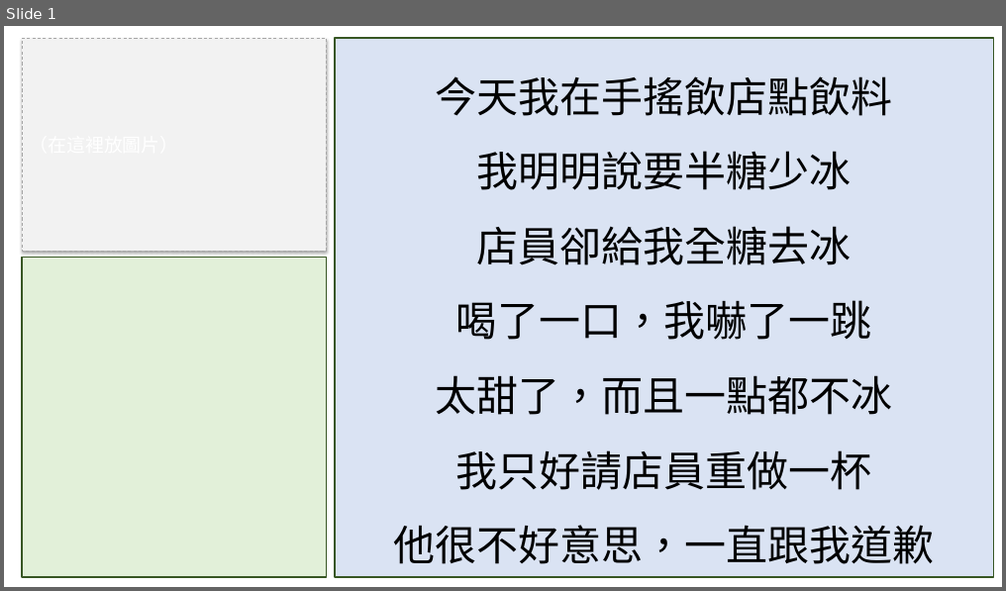
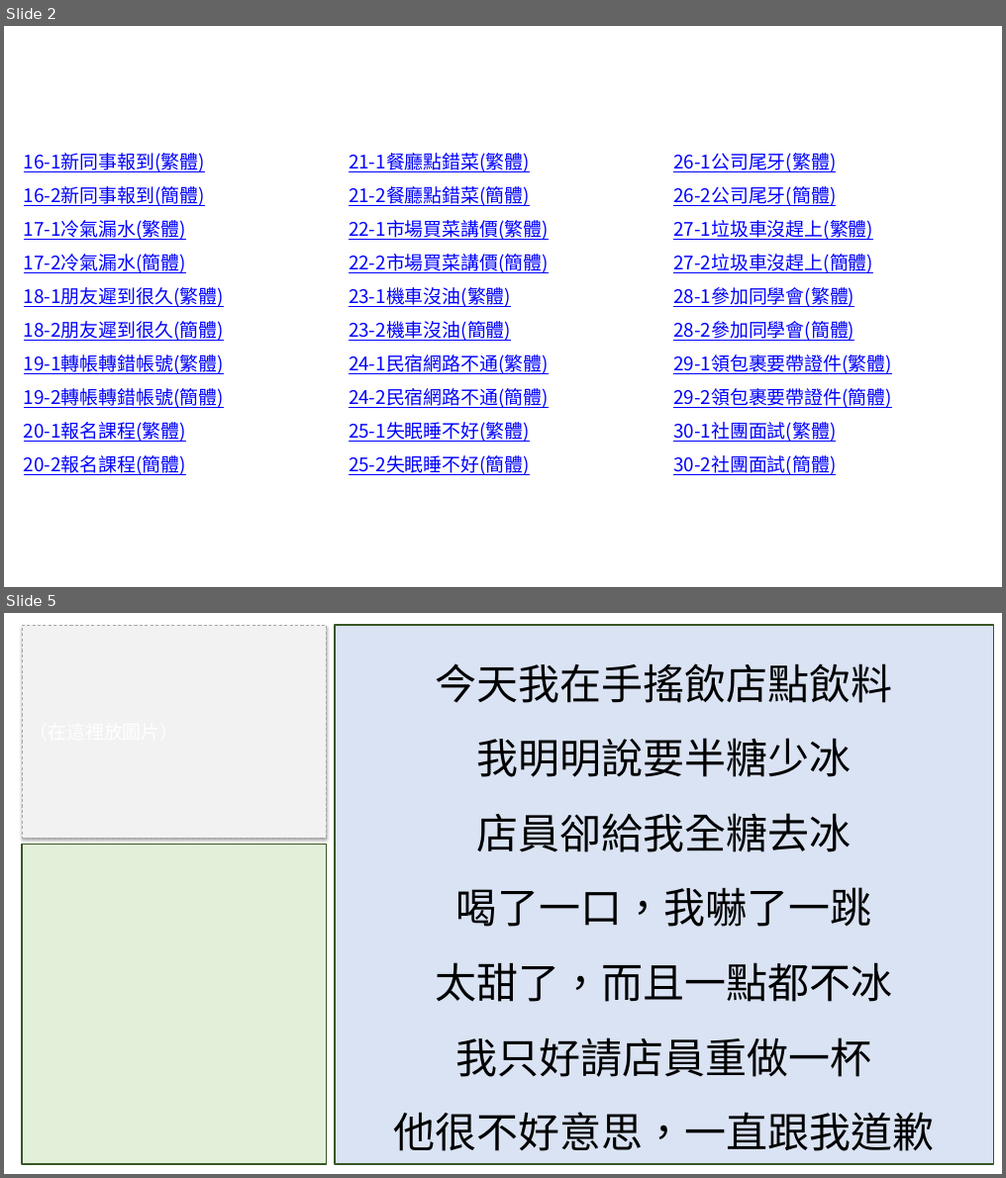
Before and after one commit to wangchiapin/lesson-decks, a slide deck: merged/B1_all.pptx. Shown one above the other, each under a label of ours: slide 1 before the commit, slides 2 and 5 after it; the slides between them are not shown. The pictures are 1006x591 and 1006x1178 pixels, drawn with LibreOffice and Linux fonts; fonts in the diff are those of the drawing. Boxes give left, top, right and bottom in pixels: in the first picture for what was removed or moved away, otherwise in the second. Text is boxed around its words. In the diff, an @@ line names an element or a change of style, - is before the commit and + after.

```diff
--- a/merged/B1_all.pptx
+++ b/merged/B1_all.pptx
@@ slide 2 added at bbox=[4, 26, 1002, 587], background #FFFFFF @@
@@ text added at bbox=[24, 153, 224, 475], 18 pt, text #0000FF, underline @@
+16-1新同事報到(繁體)
+16-2新同事報到(簡體)
+17-1冷氣漏水(繁體)
+17-2冷氣漏水(簡體)
+18-1朋友遲到很久(繁體)
+18-2朋友遲到很久(簡體)
+19-1轉帳轉錯帳號(繁體)
+19-2轉帳轉錯帳號(簡體)
+20-1報名課程(繁體)
+20-2報名課程(簡體)
@@ text added at bbox=[349, 153, 548, 475], 18 pt, text #0000FF, underline @@
+21-1餐廳點錯菜(繁體)
+21-2餐廳點錯菜(簡體)
+22-1市場買菜講價(繁體)
+22-2市場買菜講價(簡體)
+23-1機車沒油(繁體)
+23-2機車沒油(簡體)
+24-1民宿網路不通(繁體)
+24-2民宿網路不通(簡體)
+25-1失眠睡不好(繁體)
+25-2失眠睡不好(簡體)
@@ text added at bbox=[673, 153, 892, 475], 18 pt, text #0000FF, underline @@
+26-1公司尾牙(繁體)
+26-2公司尾牙(簡體)
+27-1垃圾車沒趕上(繁體)
+27-2垃圾車沒趕上(簡體)
+28-1參加同學會(繁體)
+28-2參加同學會(簡體)
+29-1領包裹要帶證件(繁體)
+29-2領包裹要帶證件(簡體)
+30-1社團面試(繁體)
+30-2社團面試(簡體)
@@ what was slide 1 is now slide 5 @@
```
Also in this commit, not shown: 3 other slides added, 23 other files.
